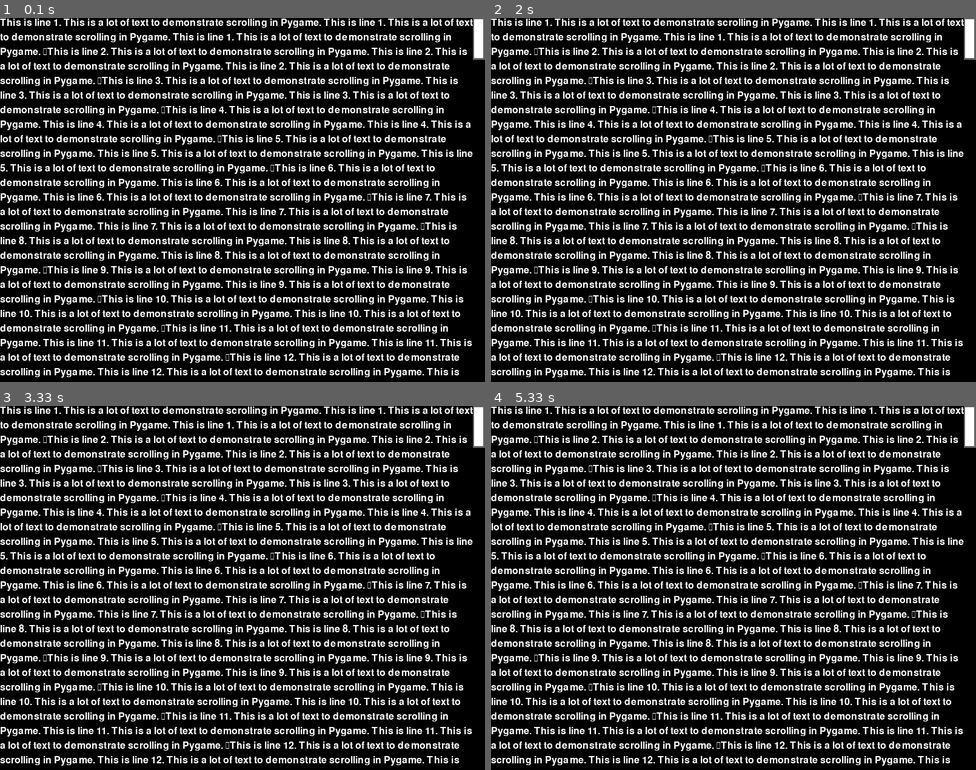
Above: before the commit, frames 1-4 (two rows, left to right).
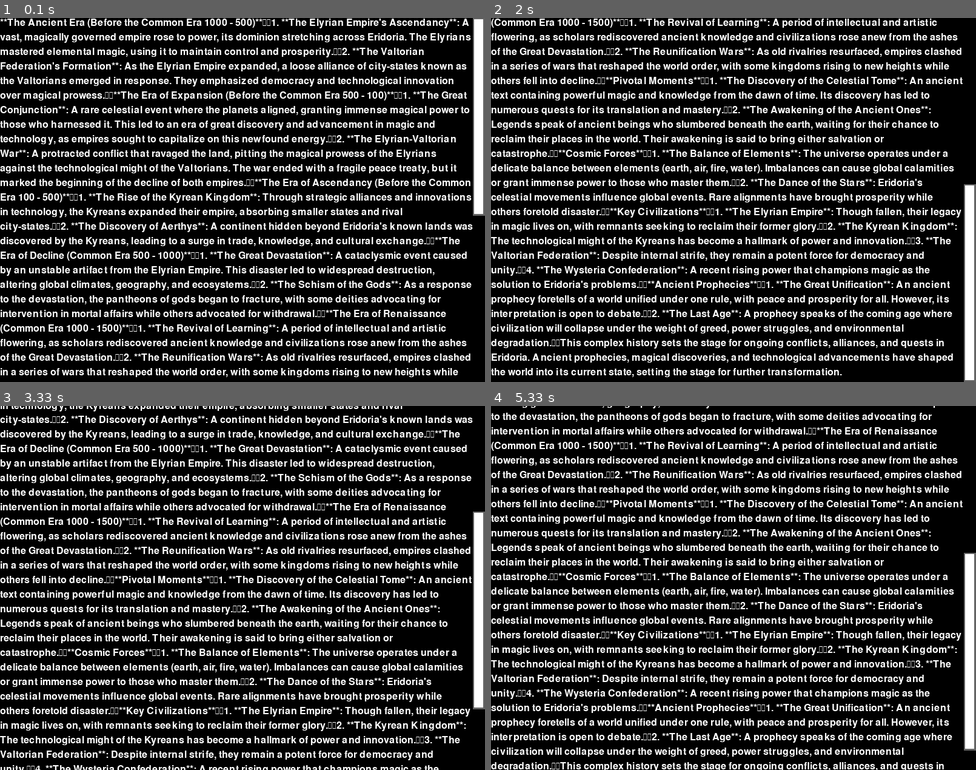
Above: after the commit, the same moments.

Repository: TonyRmaili/Lair-Machina
Game: pygame game, started from Tony/game/large_texter.py
The game is run twice, just before and just after one commit, with the same random seed, the same clock (stepped at 60 frames per second) and the same inputs.
Inputs (mouse positions are in pixels of both pictures, inside the frame that each line leads up to):
- Up to frame 1 (0.1 s): no input
- Up to frame 2 (2 s): press the mouse at (971, 116) at 0.37 s; move the mouse to (777, 130) at 0.47 s; release the mouse at (583, 145) at 0.6 s; press the mouse at (971, 145) at 0.7 s; move the mouse to (874, 218) at 0.8 s; release the mouse at (777, 291) at 0.93 s; press the mouse at (971, 283) at 1.03 s; move the mouse to (879, 240) at 1.13 s; release the mouse at (786, 200) at 1.27 s; press the mouse at (971, 200) at 1.37 s; move the mouse to (854, 134) at 1.47 s; release the mouse at (738, 68) at 1.6 s; press the mouse at (971, 116) at 1.7 s; move the mouse to (845, 225) at 1.8 s; release the mouse at (723, 331) at 1.93 s
- Up to frame 3 (3.33 s): press the mouse at (480, 671) at 2.03 s; move the mouse to (291, 657) at 2.13 s; release the mouse at (106, 646) at 2.27 s; press the mouse at (480, 646) at 2.37 s; move the mouse to (388, 562) at 2.47 s; release the mouse at (295, 482) at 2.6 s; press the mouse at (480, 504) at 2.7 s; move the mouse to (451, 558) at 2.8 s; release the mouse at (426, 617) at 2.93 s; press the mouse at (480, 617) at 3.03 s; move the mouse to (286, 613) at 3.13 s; release the mouse at (92, 609) at 3.27 s
- Up to frame 4 (5.33 s): press the mouse at (971, 609) at 3.37 s; move the mouse to (874, 573) at 3.47 s; release the mouse at (782, 537) at 3.6 s; press the mouse at (971, 537) at 3.7 s; move the mouse to (869, 551) at 3.8 s; release the mouse at (772, 566) at 3.93 s; press the mouse at (971, 566) at 4.03 s; move the mouse to (854, 635) at 4.13 s; release the mouse at (743, 704) at 4.27 s; press the mouse at (971, 671) at 4.37 s; move the mouse to (772, 617) at 4.47 s; release the mouse at (573, 562) at 4.6 s; press the mouse at (971, 562) at 4.7 s; move the mouse to (879, 602) at 4.8 s; release the mouse at (791, 638) at 4.93 s; press the mouse at (971, 638) at 5.03 s; move the mouse to (849, 646) at 5.13 s; release the mouse at (728, 653) at 5.27 s

The runs differ from the first frame. In frame 1, 30% of the frame differs, in the area x 0-100%, y 0-99%; in frame 2, 30%; in frame 3, 45%; in frame 4, 46%, in the area x 0-100%, y 0-100%.

Commit message:
scolling now works

Diff:
--- a/Tony/game/game_screen.py
+++ b/Tony/game/game_screen.py
@@ -7,7 +7,7 @@
 import pygame_menu.widgets.widget.scrollbar
 from debug import debug
 import os
-
+from textarea import TextArea
 
 sys.path.append(os.path.abspath(os.path.join(os.path.dirname(__file__), '..')))
 from world_generator.generate_world import GenerateWorld
@@ -16,7 +16,7 @@
 class Game:
     def __init__(self):
         # setup
-        self.FPS = 30
+        self.FPS = 60
         self.WIDTH = 800
         self.HEIGHT = 600
         pygame.init()
@@ -58,31 +58,19 @@
         with open('../world_generator/texts/lore.txt', 'r') as file:
             self.lore_text = file.read()
 
+        self.lore_area = TextArea(text=self.lore_text,WIDTH=self.WIDTH,HEIGHT=self.HEIGHT)
+
     def start_text_generation(self):
         # Start text generation in a separate thread
         self.gen_world.run_in_thread()
 
-    def world_lore(self,events):
-
-        # if self.texts_ready:
-        #     try:
-        #         with open('../world_generator/texts/lore.txt', 'r') as file:
-        #             lore_text = file.read()
-        #     except FileNotFoundError:
-        #         lore_text = "Lore not generated yet."
-
-        self.lore_menu = pygame_menu.Menu('World Lore', self.WIDTH, self.HEIGHT,
-                                            theme=pygame_menu.themes.THEME_GREEN)
-        self.lore_menu.add.label(self.lore_text,max_char=-1, font_size=20)
-        self.lore_menu.update(events)
-        self.lore_menu.draw(self.screen)
+    def world_lore(self):
+        self.lore_area.display(screen=self.screen)
 
 
     def set_description(self, text):
         self.char_description = text
         print(f"Character description: {self.char_description}")
-
-        # self.menu.add.label(text, max_char=-1, font_size=20,wordwrap=True)
 
 
     def set_name(self, name):
@@ -121,12 +109,14 @@
                     if event.type == pygame.KEYDOWN and event.key == pygame.K_q:
                         self.game_active = False
 
+                    self.lore_area.event_handler(event=event)
+
 
             if self.game_active:
-                self.screen.fill('white')
+                self.screen.fill('black')
                 if self.texts_ready:
                     # Lore is ready, show it
-                    self.world_lore(events)
+                    self.world_lore()
                 else:
                     # Show some loading message or animation while generating
                     loading_menu = pygame_menu.Menu('Loading World...', self.WIDTH, self.HEIGHT,
@@ -153,6 +143,8 @@
             debug(f'Race: {self.char_race}', (10, 70))
             debug(f'text rdy: {self.texts_ready}', (10, 90))
             debug(f'is generating: {self.gen_world.is_generating}', (10, 110))
+
+
             pygame.display.flip()
             self.clock.tick(self.FPS)
 
--- a/Tony/game/large_texter.py
+++ b/Tony/game/large_texter.py
@@ -1,108 +1,39 @@
 import pygame
 import sys
+from textarea import TextArea
+
 
 # Initialize Pygame
 pygame.init()
 
 # Constants
 WIDTH, HEIGHT = 800, 600
-FONT_SIZE = 24
-SCROLL_SPEED = 20  # Scroll speed for mouse wheel
-SCROLLBAR_WIDTH = 20  # Width of the scrollbar
 
-# Set up display
 screen = pygame.display.set_mode((WIDTH, HEIGHT))
 pygame.display.set_caption("Large Text Scroll Test")
 
-# Set up font
-font = pygame.font.Font(None, FONT_SIZE)
+with open('../world_generator/texts/lore.txt', 'r') as file:
+    large_text= file.read()
 
-# Create a large amount of text
-large_text = "\n".join([f"This is line {i + 1}. This is a lot of text to demonstrate scrolling in Pygame. " * 3 for i in range(100)])  # 100 lines of text
 
-# Function to render text and wrap it
-def render_text(text):
-    lines = []
-    words = text.split(' ')
-    current_line = ""
+text_area = TextArea(text=large_text,WIDTH=WIDTH,HEIGHT=HEIGHT)
 
-    for word in words:
-        test_line = f"{current_line} {word}".strip()
-        if font.size(test_line)[0] <= WIDTH - SCROLLBAR_WIDTH:  # Adjust for scrollbar width
-            current_line = test_line
-        else:
-            lines.append(current_line)
-            current_line = word
 
-    if current_line:
-        lines.append(current_line)  # Add the last line
-    return lines
 
-# Rendered text lines
-text_lines = render_text(large_text)
-
-# Scroll variables
-scroll_y = 0
-max_scroll = max(0, len(text_lines) * FONT_SIZE - HEIGHT)
-
-# Scrollbar variables
-scrollbar_height = max(30, int(HEIGHT * (HEIGHT / (len(text_lines) * FONT_SIZE))))  # Minimum scrollbar height
-scrollbar_rect = pygame.Rect(WIDTH - SCROLLBAR_WIDTH, 0, SCROLLBAR_WIDTH, scrollbar_height)
-
-# Initialize dragging variable
-dragging = False
-
-# Main loop
 while True:
-    for event in pygame.event.get():
+    events = pygame.event.get()
+    for event in events:
         if event.type == pygame.QUIT:
             pygame.quit()
             sys.exit()
 
         # Handle mouse wheel scrolling
-        if event.type == pygame.MOUSEBUTTONDOWN:
-            if event.button == 4:  # Scroll up
-                scroll_y -= SCROLL_SPEED
-            if event.button == 5:  # Scroll down
-                scroll_y += SCROLL_SPEED
-            # Handle scrollbar dragging
-            if event.button == 1 and scrollbar_rect.collidepoint(event.pos):  # Left mouse button
-                dragging = True
-                mouse_y = event.pos[1]
+        text_area.event_handler(event=event)
 
-        if event.type == pygame.MOUSEBUTTONUP:
-            if event.button == 1:
-                dragging = False
-
-        if event.type == pygame.MOUSEMOTION and dragging:
-            mouse_y = event.pos[1]
-            scrollbar_rect.y = mouse_y - scrollbar_height // 2  # Center the scrollbar on the mouse
-            # Limit scrollbar movement
-            scrollbar_rect.y = max(0, min(scrollbar_rect.y, HEIGHT - scrollbar_height))
-            # Update scroll_y based on scrollbar position
-            scroll_y = (scrollbar_rect.y / (HEIGHT - scrollbar_height)) * max_scroll
-
-    # Limit scrolling
-    scroll_y = max(0, min(scroll_y, max_scroll))
-
-    # Clear screen
     screen.fill((0, 0, 0))
 
-    # Display text with scrolling
-    for i, line in enumerate(text_lines):
-        # Calculate position
-        line_pos = i * FONT_SIZE - scroll_y
-        if line_pos > HEIGHT:  # Stop rendering when the line is off-screen
-            break
-        if line_pos + FONT_SIZE < 0:  # Skip rendering for lines above the screen
-            continue
 
-        text_surface = font.render(line, True, (255, 255, 255))
-        screen.blit(text_surface, (0, line_pos))
-
-    # Draw scrollbar
-    pygame.draw.rect(screen, (100, 100, 100), scrollbar_rect)  # Scrollbar background
-    pygame.draw.rect(screen, (255, 255, 255), scrollbar_rect.inflate(-5, -5))  # Scrollbar border
+    text_area.display(screen=screen)
 
     # Update display
     pygame.display.flip()
--- /dev/null
+++ b/Tony/game/textarea.py
@@ -0,0 +1,81 @@
+import pygame
+
+
+class TextArea:
+    def __init__(self,text,WIDTH,HEIGHT):
+        self.font_size = 24
+        self.scroll_speed = 20
+        self.scrollbar_w = 20
+
+        self.font = pygame.font.Font(None,self.font_size)
+
+
+        self.text_lines = self.render_text(text=text,WIDTH=WIDTH)
+
+        self.scroll_y = 0
+        self.max_scroll = max(0, len(self.text_lines) * self.font_size - HEIGHT)
+        self.scrollbar_h = max(30, int(HEIGHT * (HEIGHT / (len(self.text_lines) * self.font_size))))
+        self.scrollbar_rect = pygame.Rect(WIDTH - self.scrollbar_w, 0, self.scrollbar_w, self.scrollbar_h)
+
+        self.dragging = False
+
+        self.WIDTH = WIDTH
+        self.HEIGHT = HEIGHT
+
+
+    def render_text(self,text,WIDTH):
+        lines = []
+        words = text.split(' ')
+        current_line = ""
+
+        for word in words:
+            test_line = f"{current_line} {word}".strip()
+            if self.font.size(test_line)[0] <= WIDTH - self.scrollbar_w:  # Adjust for scrollbar width
+                current_line = test_line
+            else:
+                lines.append(current_line)
+                current_line = word
+
+        if current_line:
+            lines.append(current_line)  # Add the last line
+        return lines
+
+    def event_handler(self,event):
+        if event.type == pygame.MOUSEBUTTONDOWN:
+            if event.button == 4:  # Scroll up
+                self.scroll_y -= self.scroll_speed
+            if event.button == 5:  # Scroll down
+                self.scroll_y += self.scroll_speed
+            # Handle scrollbar dragging
+            if event.button == 1 and self.scrollbar_rect.collidepoint(event.pos):  # Left mouse button
+                self.dragging = True
+                mouse_y = event.pos[1]
+
+        if event.type == pygame.MOUSEBUTTONUP:
+            if event.button == 1:
+                self.dragging = False
+
+        if event.type == pygame.MOUSEMOTION and self.dragging:
+            mouse_y = event.pos[1]
+            self.scrollbar_rect.y = mouse_y - self.scrollbar_h // 2  # Center the scrollbar on the mouse
+            # Limit scrollbar movement
+            self.scrollbar_rect.y = max(0, min(self.scrollbar_rect.y, self.HEIGHT - self.scrollbar_h))
+            # Update scroll_y based on scrollbar position
+            self.scroll_y = (self.scrollbar_rect.y / (self.HEIGHT - self.scrollbar_h)) * self.max_scroll
+
+
+    def display(self,screen):
+        self.scroll_y = max(0, min(self.scroll_y, self.max_scroll))
+        for i, line in enumerate(self.text_lines):
+        # Calculate position
+            line_pos = i * self.font_size - self.scroll_y
+            if line_pos > self.HEIGHT:  # Stop rendering when the line is off-screen
+                break
+            if line_pos + self.font_size < 0:  # Skip rendering for lines above the screen
+                continue
+
+            text_surface = self.font.render(line, True, (255, 255, 255))
+            screen.blit(text_surface, (0, line_pos))
+
+        pygame.draw.rect(screen, (100, 100, 100), self.scrollbar_rect)  # Scrollbar background
+        pygame.draw.rect(screen, (255, 255, 255), self.scrollbar_rect.inflate(-5, -5))  # Scrollbar border
